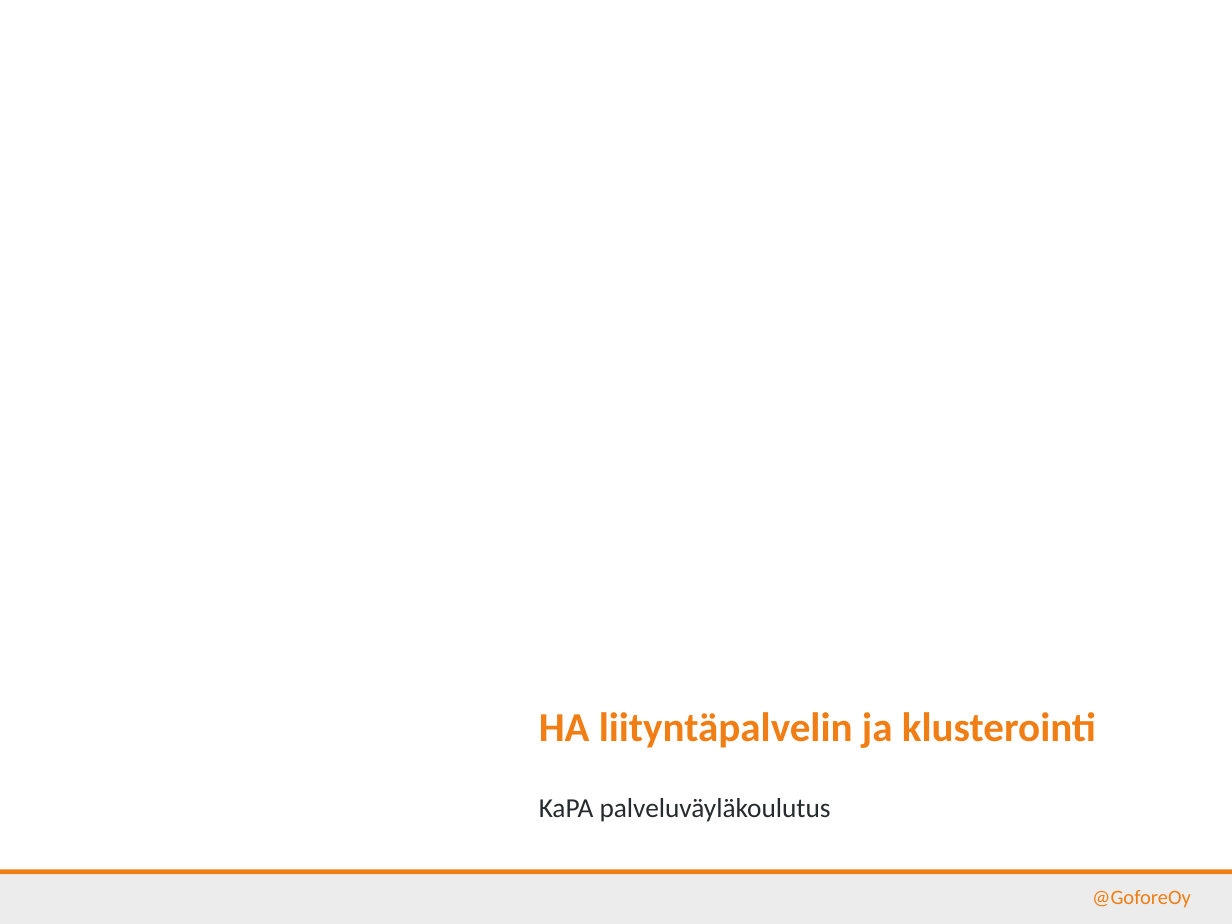
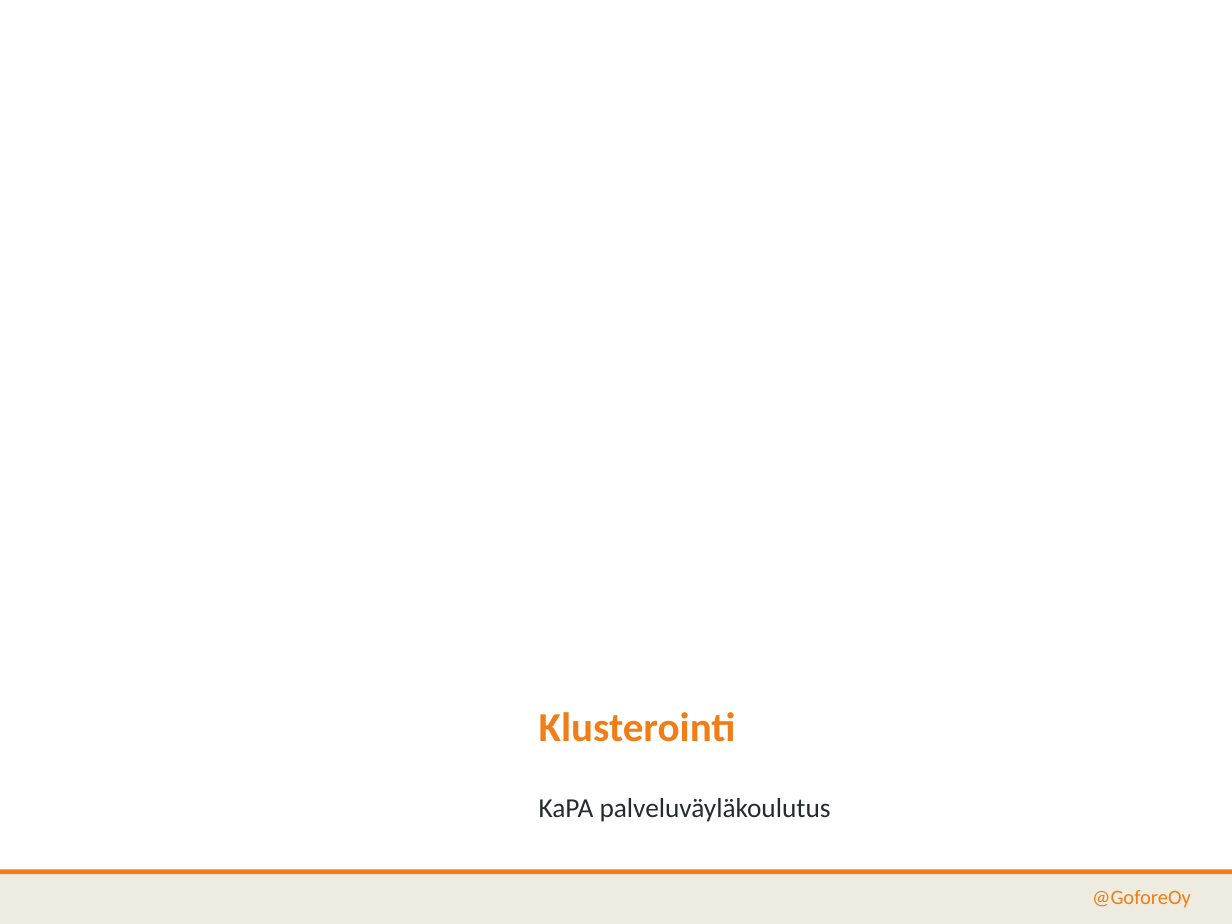
Before and after one commit to gofore/kapa-xroad-presentation, a slide deck: slide 1 of src/kuormanjako.pptx. Drawn at 1232x924 pixels with LibreOffice and Linux fonts; fonts in the diff are those of the drawing; background and template pictures are left out. Boxes give left, top, right and bottom in pixels: in the first picture for what was removed or moved away, otherwise in the second. Text is boxed around its words. In the diff, an @@ line names an element or a change of style, - is before the commit and + after.

Commit message:
päivitetty klusterointi 6.9 tilanteen mukaiseksi

```diff
--- a/src/kuormanjako.pptx
+++ b/src/kuormanjako.pptx
@@ text at (x1=539, y1=712, x2=736, y2=742): text changed @@
-HA liityntäpalvelin ja klusterointi
+Klusterointi
```
Also in this commit, not shown: 6 other slides changed, 5 slides added, 1 slide removed.
